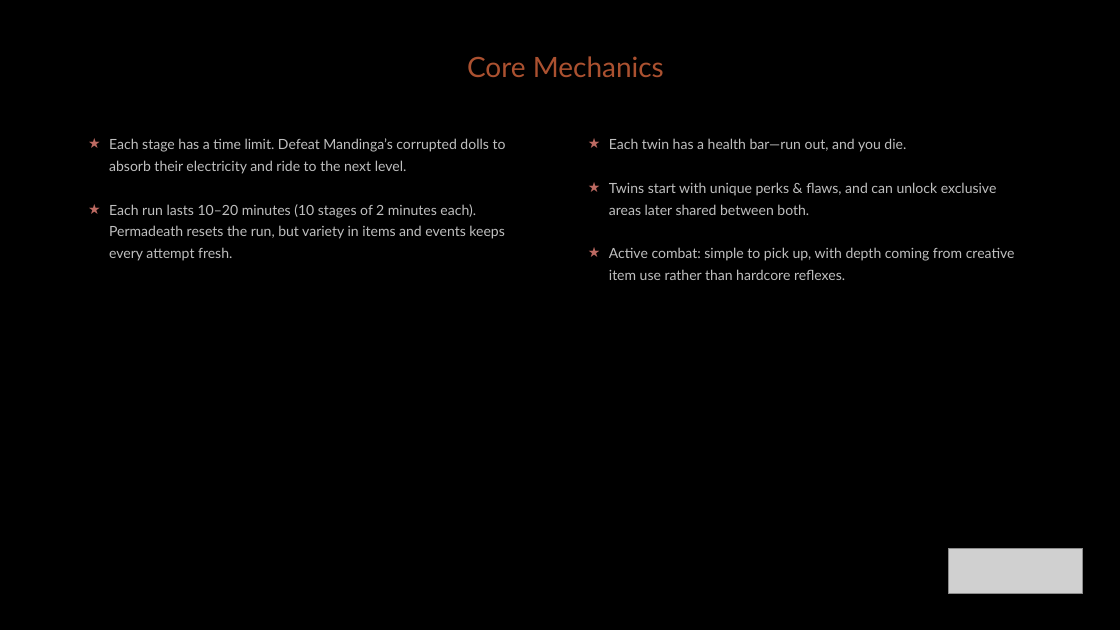
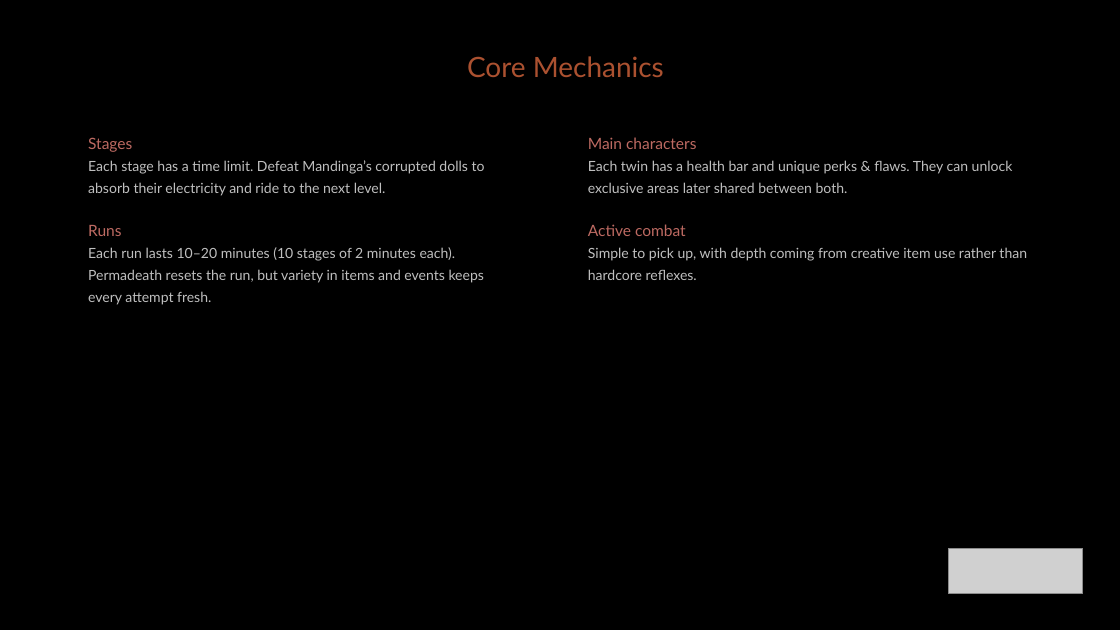
Before and after one commit to diegohcanepa/Remizione, a slide deck: slide 6 of Pitch Deck.pptx. Drawn at 1120x630 pixels with LibreOffice and Linux fonts; fonts in the diff are those of the drawing; grey boxes stand for pictures; background and template pictures are left out. Boxes give left, top, right and bottom in pixels: in the first picture for what was removed or moved away, otherwise in the second. Text is boxed around its words. In the diff, an @@ line names an element or a change of style, - is before the commit and + after.

Commit message:
Updated pitch deck.
Added RideRoom.

ProceduralRoom is now abstract.

```diff
--- a/Pitch Deck.pptx
+++ b/Pitch Deck.pptx
@@ subtitle at (88,137,132,152): paragraph added @@
+Stages
@@ text at (588,137,1027,261): text changed @@
-★ Each twin has a health bar—run out, and you die.
-★ Twins start with unique perks & flaws, and can unlock exclusive areas later shared between both.
-★ Active combat: simple to pick up, with depth coming from creative item use rather than hardcore reflexes.
+Main characters
+Each twin has a health bar and unique perks & flaws. They can unlock exclusive areas later shared between both.
+Active combat
+Simple to pick up, with depth coming from creative item use rather than hardcore reflexes.
@@ subtitle at (88,160,485,305): bullet ★ to none @@
@@ subtitle at (88,225,121,236): paragraph added @@
+Runs
```
Also in this commit, not shown: 12 other slides changed, 2 slides added, 2 slides removed, 5 other files.
